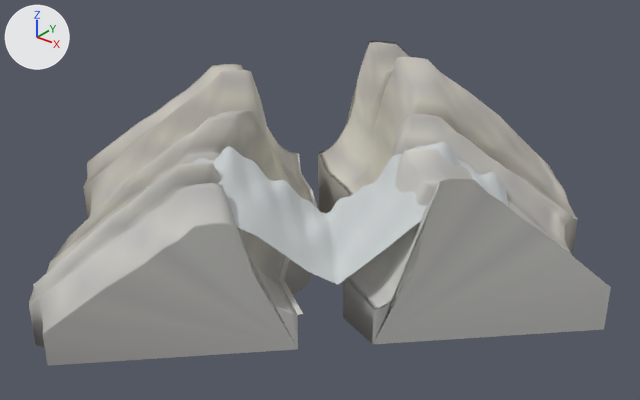
The glTF model assets/env010/gorge-strata-v1.glb as it was, and as the next commit left it.
The view is the same before and after, from a 50 mm camera at (411.0, -501.0, 147.0) aimed at (82.0, -90.0, -108.0). The axes (+X, +Y, +Z) are drawn at upper left. The lights are the same throughout. The picture after the commit comes second.

In view in the first picture: 'front_buttress', 'middle_terraces', 'pale_horizon' and 1 more.
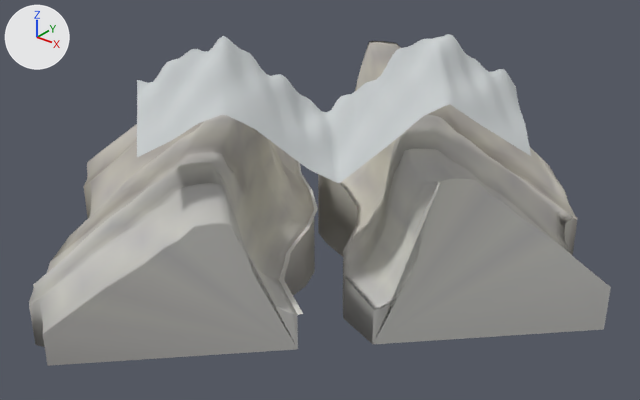
Changed parts and their boxes [x1, y1, x2, y2] in the pictures (640 x 400 px):
'pale_horizon', moved
    before: [147, 142, 509, 284]
    after: [137, 34, 531, 183]

The change, as a list of edits to the scene's bpy script:
```text
Change me_pale_horizon:
    used by ob_pale_horizon; location = (0.0, 0.0, 0.0)
    remove me_pale_horizon.from_pydata(...)  # 1155 vertices, 2128 faces; spans x 15.0..205.0, y -205.0..-15.0, z -140.0..-61.0
    add me_pale_horizon.from_pydata(...)  # 1155 vertices, 2128 faces; spans x 15.0..205.0, y -205.0..-15.0, z -72.0..8.0
    me_pale_horizon part 1: the whole mesh is moved by (0.0, 0.0, 69.0)
```
